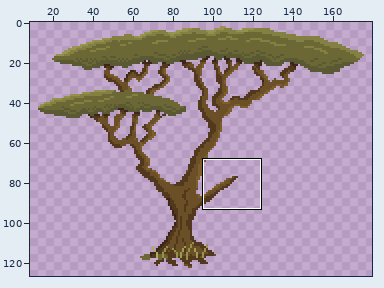
File history of a sprite sheet, assets/tilesets/arboles.png. The picture above shows the old version from afar; the outline marks the close-up.
Close-up. Before:
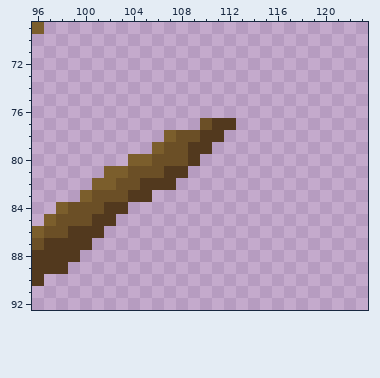
The file is 256x128 pixels. Shown: x 96..123, y 69..92. The wide view leaves out empty margins.
After:
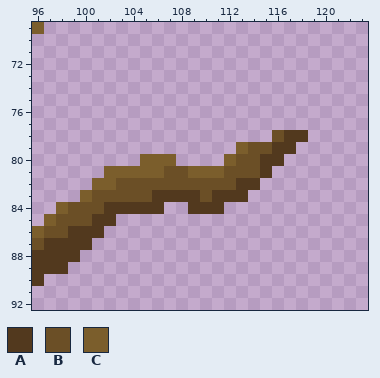
Palette (. is transparent): A #52391e  B #6b4f26  C #7b5e2c
Change:
y 77: x 110..112 BAA -> ...
y 78: x 107..111 CBBAA -> .....; x 116..118 ... -> BAA
y 79: x 106..110 CBBAA -> .....; x 113..117 ..... -> CBBAA
y 80: x 104 C -> .; x 106..109 BBBA -> CC..; x 112..116 ..... -> CBBAA
y 81: x 104..115 BBBAA....... -> CCCBBCCCBBBA
y 82: x 105..114 AAA....... -> BBBBBBBBAA
y 83: x 104..113 AA........ -> BBAAAABAAA
y 84: x 104..106 ... -> AAA; x 109..111 ... -> AAA
